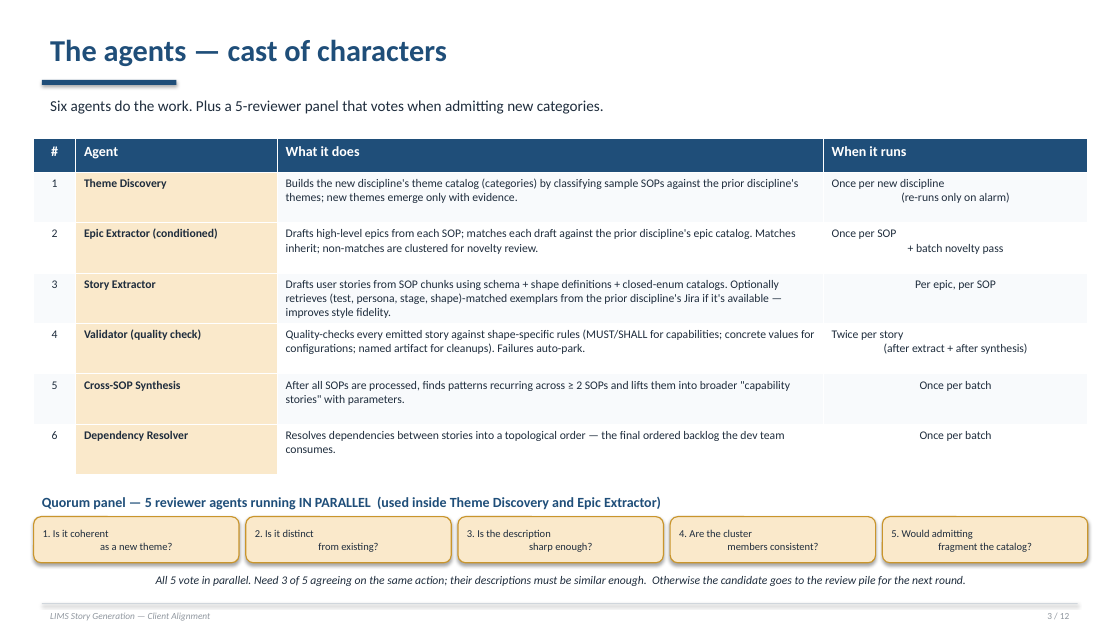
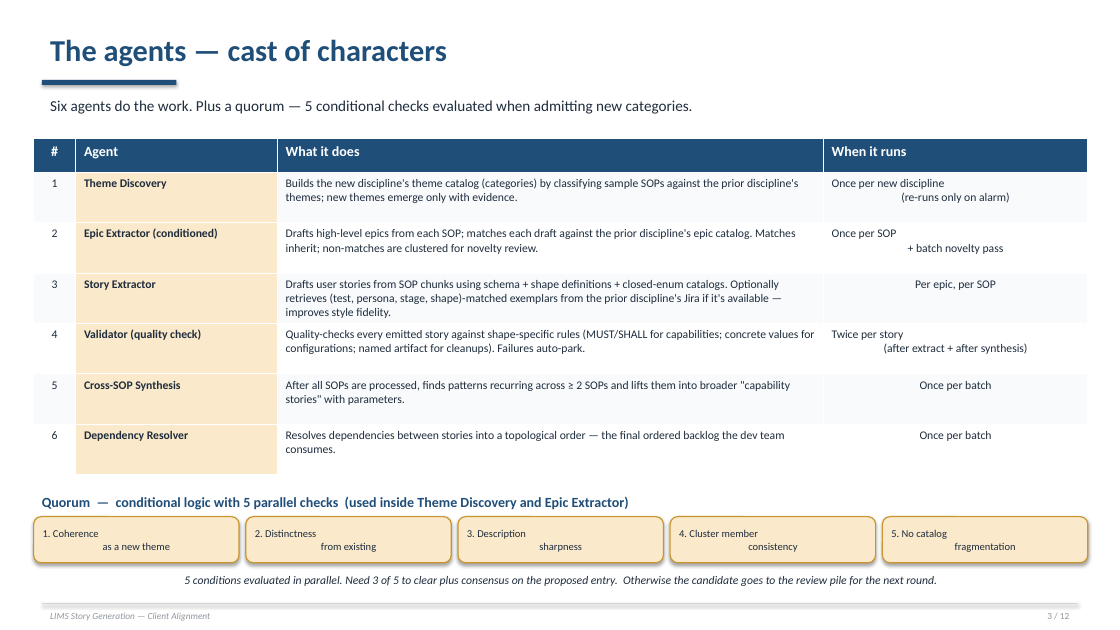
Before and after one commit to Rajneesh-Tiwari/LabReq_agent, a slide deck: slide 3 of client_alignment_deck.pptx. Drawn at 1120x630 pixels with LibreOffice and Linux fonts; fonts in the diff are those of the drawing. Boxes give left, top, right and bottom in pixels: in the first picture for what was removed or moved away, otherwise in the second. Text is boxed around its words. In the diff, an @@ line names an element or a change of style, - is before the commit and + after.

```diff
--- a/client_alignment_deck.pptx
+++ b/client_alignment_deck.pptx
@@ text at (x1=50, y1=100, x2=693, y2=114): text changed @@
-Six agents do the work. Plus a 5-reviewer panel that votes when admitting new categories.
+Six agents do the work. Plus a quorum — 5 conditional checks evaluated when admitting new categories.
@@ text at (x1=42, y1=497, x2=629, y2=510): text changed @@
-Quorum panel — 5 reviewer agents running IN PARALLEL (used inside Theme Discovery and Epic Extractor)
+Quorum — conditional logic with 5 parallel checks (used inside Theme Discovery and Epic Extractor)
@@ text in rounded rectangle at (x1=43, y1=529, x2=170, y2=550): text changed @@
-1. Is it coherent
-as a new theme?
+1. Coherence
+as a new theme
@@ text in rounded rectangle at (x1=255, y1=530, x2=376, y2=552): text changed @@
-2. Is it distinct
-from existing?
+2. Distinctness
+from existing
@@ text in rounded rectangle at (x1=467, y1=530, x2=582, y2=552): text changed @@
-3. Is the description
-sharp enough?
+3. Description
+sharpness
@@ text in rounded rectangle at (x1=679, y1=529, x2=797, y2=552): text changed @@
-4. Are the cluster
-members consistent?
+4. Cluster member
+consistency
@@ text in rounded rectangle at (x1=891, y1=529, x2=1016, y2=552): text changed @@
-5. Would admitting
-fragment the catalog?
+5. No catalog
+fragmentation
@@ text at (x1=184, y1=576, x2=937, y2=586): text changed @@
-All 5 vote in parallel. Need 3 of 5 agreeing on the same action; their descriptions must be similar enough. Otherwise the candidate goes to the review pile for the next round.
+5 conditions evaluated in parallel. Need 3 of 5 to clear plus consensus on the proposed entry. Otherwise the candidate goes to the review pile for the next round.
```
Also in this commit, not shown: 4 other slides changed, 1 other file.
